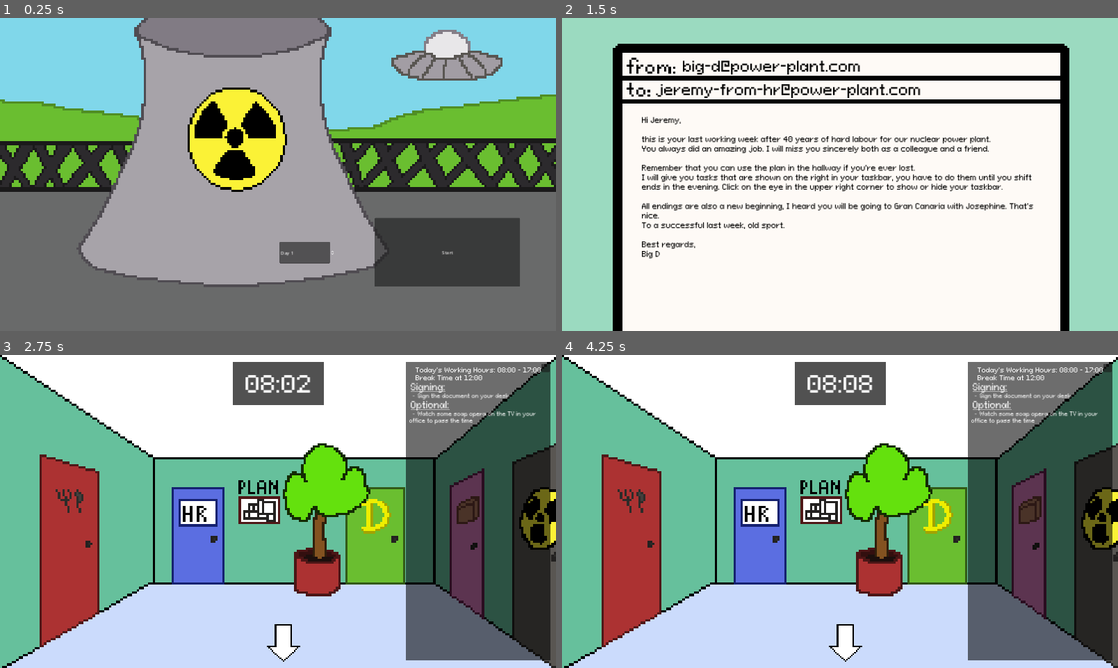
Above: before the commit, frames 1-4 (two rows, left to right).
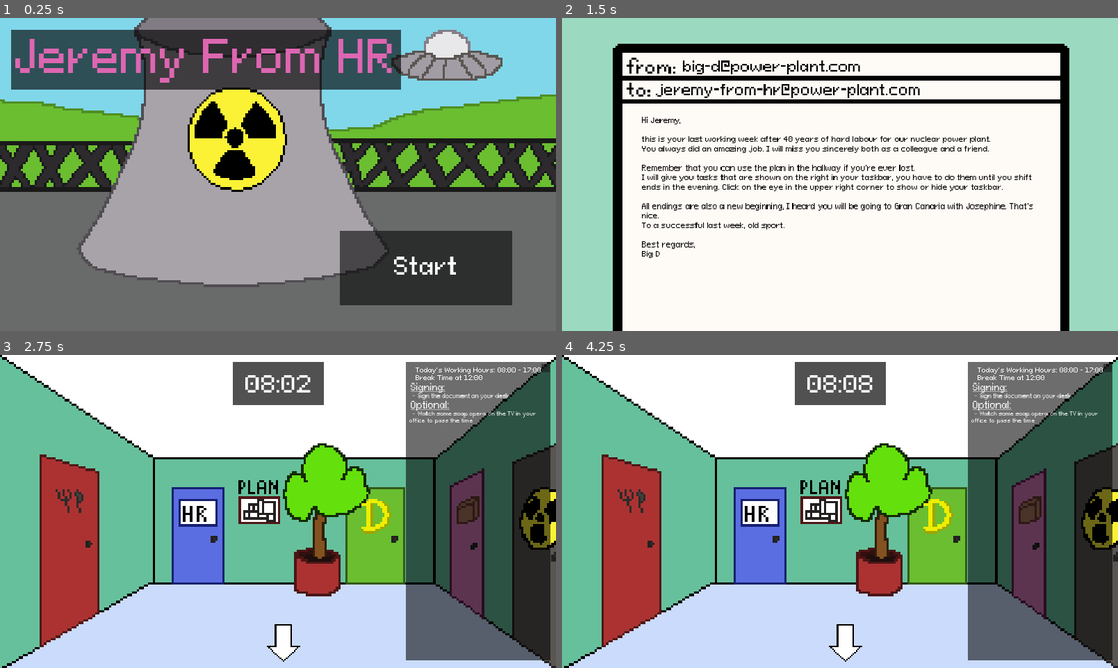
Above: after the commit, the same moments.

Repository: TheWalkingLapis/BrackeysGameJam2025_1
Game: Godot game, scene res://scenes/game_manager.tscn
Two runs of this game, one before a commit and one after it. Both use one fixed random seed, a clock stepped at 60 frames per second and the inputs below.
Inputs (mouse positions are in pixels of both pictures, inside the frame that each line leads up to; where the layout moved, square brackets give the same spot in the first picture):
- Up to frame 1 (0.25 s): no input
- Up to frame 2 (1.5 s): click (990, 268) [1006, 252] at 0.5 s; click (840, 174) at 1.25 s
- Up to frame 3 (2.75 s): click (278, 511) at 2 s
- Up to frame 4 (4.25 s): click (940, 536) at 2.75 s; click (890, 502) at 3.5 s

The runs differ from the first frame. In frame 1, 19% of the frame differs, in the area x 2-94%, y 3-92%; in frame 2, 4.3%; in frame 3, 0.6%; in frame 4, 0.7%.

Commit message:
Main and Pause Menu

Diff:
--- a/project.godot
+++ b/project.godot
@@ -27,6 +27,17 @@
 window/size/mode=2
 window/stretch/mode="canvas_items"
 
+[input]
+
+pause={
+"deadzone": 0.5,
+"events": [Object(InputEventKey,"resource_local_to_scene":false,"resource_name":"","device":-1,"window_id":0,"alt_pressed":false,"shift_pressed":false,"ctrl_pressed":false,"meta_pressed":false,"pressed":false,"keycode":0,"physical_keycode":4194305,"key_label":0,"unicode":0,"location":0,"echo":false,"script":null)
+, Object(InputEventKey,"resource_local_to_scene":false,"resource_name":"","device":-1,"window_id":0,"alt_pressed":false,"shift_pressed":false,"ctrl_pressed":false,"meta_pressed":false,"pressed":false,"keycode":0,"physical_keycode":80,"key_label":0,"unicode":112,"location":0,"echo":false,"script":null)
+, Object(InputEventMouseButton,"resource_local_to_scene":false,"resource_name":"","device":-1,"window_id":0,"alt_pressed":false,"shift_pressed":false,"ctrl_pressed":false,"meta_pressed":false,"button_mask":0,"position":Vector2(0, 0),"global_position":Vector2(0, 0),"factor":1.0,"button_index":7,"canceled":false,"pressed":false,"double_click":false,"script":null)
+, Object(InputEventKey,"resource_local_to_scene":false,"resource_name":"","device":-1,"window_id":0,"alt_pressed":false,"shift_pressed":false,"ctrl_pressed":false,"meta_pressed":false,"pressed":false,"keycode":0,"physical_keycode":32,"key_label":0,"unicode":32,"location":0,"echo":false,"script":null)
+]
+}
+
 [rendering]
 
 renderer/rendering_method="gl_compatibility"
--- a/scenes/audio_manager.tscn
+++ b/scenes/audio_manager.tscn
@@ -15,6 +15,7 @@
 music_track_chill = ExtResource("2_p2tu1")
 
 [node name="MusicPlayer" type="AudioStreamPlayer" parent="."]
+process_mode = 3
 volume_db = -12.0
 bus = &"Music"
 
--- a/scenes/game_manager.tscn
+++ b/scenes/game_manager.tscn
@@ -14,9 +14,9 @@
 [ext_resource type="Texture2D" uid="uid://vdvb1m2oy304" path="res://imgs/sprites/tasks/logistics/hazmat-suit_icon.png" id="10_dnq6y"]
 [ext_resource type="Texture2D" uid="uid://c055500l7atw1" path="res://imgs/sprites/tasks/logistics/atombomb-kit_icon.png" id="11_h5i63"]
 [ext_resource type="Texture2D" uid="uid://bgsjcvwkry5ea" path="res://imgs/sprites/tasks/logistics/plutonium_icon.png" id="12_3fpuw"]
+[ext_resource type="PackedScene" uid="uid://cq8gsn8b52mwm" path="res://scenes/pause_manager.tscn" id="15_yndxq"]
 
 [node name="GameManager" type="Control"]
-process_mode = 3
 layout_mode = 3
 anchors_preset = 15
 anchor_right = 1.0
@@ -80,3 +80,7 @@
 [node name="UIManager" parent="." instance=ExtResource("4_umkd5")]
 process_mode = 3
 layout_mode = 1
+
+[node name="Pause_Manager" parent="." instance=ExtResource("15_yndxq")]
+visible = false
+layout_mode = 1
--- a/scenes/main_menu.tscn
+++ b/scenes/main_menu.tscn
@@ -1,7 +1,16 @@
-[gd_scene load_steps=3 format=3 uid="uid://d2atafpuskd0w"]
+[gd_scene load_steps=8 format=3 uid="uid://d2atafpuskd0w"]
 
 [ext_resource type="Script" path="res://scripts/main_menu.gd" id="1_mccc0"]
 [ext_resource type="Texture2D" uid="uid://dqpqtfp4qdbwd" path="res://imgs/meta/main_menu.png" id="2_jhyph"]
+[ext_resource type="FontFile" uid="uid://dk4sfbnymglpf" path="res://resources/PixeloidSans-mLxMm.ttf" id="3_abmnf"]
+
+[sub_resource type="StyleBoxEmpty" id="StyleBoxEmpty_pey8q"]
+
+[sub_resource type="StyleBoxEmpty" id="StyleBoxEmpty_oc5ts"]
+
+[sub_resource type="StyleBoxEmpty" id="StyleBoxEmpty_8up02"]
+
+[sub_resource type="StyleBoxEmpty" id="StyleBoxEmpty_72f8e"]
 
 [node name="MainMenu" type="Control"]
 layout_mode = 3
@@ -20,26 +29,65 @@
 anchor_bottom = 1.0
 grow_horizontal = 2
 grow_vertical = 2
+mouse_filter = 2
 texture = ExtResource("2_jhyph")
 
-[node name="Button" type="Button" parent="."]
+[node name="ColorRect2" type="ColorRect" parent="."]
 layout_mode = 0
-offset_left = 1294.0
-offset_top = 690.0
-offset_right = 1796.0
-offset_bottom = 927.0
-text = "Start"
+offset_left = 1174.0
+offset_top = 734.0
+offset_right = 1770.0
+offset_bottom = 991.0
+mouse_filter = 2
+color = Color(0, 0, 0, 0.568627)
 
-[node name="SpinBox" type="SpinBox" parent="."]
+[node name="Button" type="Button" parent="ColorRect2"]
+layout_mode = 1
+anchors_preset = 15
+anchor_right = 1.0
+anchor_bottom = 1.0
+grow_horizontal = 2
+grow_vertical = 2
+theme_override_styles/focus = SubResource("StyleBoxEmpty_pey8q")
+theme_override_styles/hover = SubResource("StyleBoxEmpty_oc5ts")
+theme_override_styles/pressed = SubResource("StyleBoxEmpty_8up02")
+theme_override_styles/normal = SubResource("StyleBoxEmpty_72f8e")
+
+[node name="RichTextLabel" type="RichTextLabel" parent="ColorRect2"]
+texture_filter = 1
+layout_mode = 1
+anchors_preset = 15
+anchor_right = 1.0
+anchor_bottom = 1.0
+offset_top = 71.0
+grow_horizontal = 2
+grow_vertical = 2
+mouse_filter = 2
+theme_override_fonts/normal_font = ExtResource("3_abmnf")
+bbcode_enabled = true
+text = "[center][font_size=80]Start"
+
+[node name="ColorRect3" type="ColorRect" parent="."]
 layout_mode = 0
-offset_left = 965.0
-offset_top = 773.0
-offset_right = 1156.0
-offset_bottom = 847.0
-min_value = 1.0
-max_value = 6.0
-value = 1.0
-prefix = "Day"
+offset_left = 38.0
+offset_top = 40.0
+offset_right = 1384.0
+offset_bottom = 247.0
+mouse_filter = 2
+color = Color(0, 0, 0, 0.631373)
 
-[connection signal="pressed" from="Button" to="." method="_on_button_pressed"]
-[connection signal="value_changed" from="SpinBox" to="." method="_on_spin_box_value_changed"]
+[node name="RichTextLabel" type="RichTextLabel" parent="ColorRect3"]
+texture_filter = 1
+layout_mode = 1
+anchors_preset = 15
+anchor_right = 1.0
+anchor_bottom = 1.0
+offset_left = 14.0
+grow_horizontal = 2
+grow_vertical = 2
+mouse_filter = 2
+theme_override_fonts/normal_font = ExtResource("3_abmnf")
+bbcode_enabled = true
+text = "[color=#dd66b1][font_size=150]Jeremy From HR"
+
+[connection signal="pressed" from="ColorRect2/Button" to="." method="_on_button_pressed"]
--- /dev/null
+++ b/scenes/pause_manager.tscn
@@ -0,0 +1,239 @@
+[gd_scene load_steps=19 format=3 uid="uid://cq8gsn8b52mwm"]
+
+[ext_resource type="Script" path="res://scripts/pause_manager.gd" id="1_3mw14"]
+[ext_resource type="FontFile" uid="uid://dk4sfbnymglpf" path="res://resources/PixeloidSans-mLxMm.ttf" id="2_bfamo"]
+
+[sub_resource type="StyleBoxEmpty" id="StyleBoxEmpty_t485h"]
+
+[sub_resource type="StyleBoxEmpty" id="StyleBoxEmpty_0v0y2"]
+
+[sub_resource type="StyleBoxEmpty" id="StyleBoxEmpty_u5t54"]
+
+[sub_resource type="StyleBoxEmpty" id="StyleBoxEmpty_yupde"]
+
+[sub_resource type="StyleBoxEmpty" id="StyleBoxEmpty_3da3j"]
+
+[sub_resource type="StyleBoxEmpty" id="StyleBoxEmpty_fhvms"]
+
+[sub_resource type="StyleBoxEmpty" id="StyleBoxEmpty_tbwyl"]
+
+[sub_resource type="StyleBoxEmpty" id="StyleBoxEmpty_8mrev"]
+
+[sub_resource type="StyleBoxEmpty" id="StyleBoxEmpty_ofakr"]
+
+[sub_resource type="StyleBoxEmpty" id="StyleBoxEmpty_q41m0"]
+
+[sub_resource type="StyleBoxEmpty" id="StyleBoxEmpty_tbjhx"]
+
+[sub_resource type="StyleBoxEmpty" id="StyleBoxEmpty_lv1bl"]
+
+[sub_resource type="StyleBoxEmpty" id="StyleBoxEmpty_nqoj3"]
+
+[sub_resource type="StyleBoxEmpty" id="StyleBoxEmpty_2gbf0"]
+
+[sub_resource type="StyleBoxEmpty" id="StyleBoxEmpty_1ef3u"]
+
+[sub_resource type="StyleBoxEmpty" id="StyleBoxEmpty_wb48m"]
+
+[node name="Pause_Manager" type="Control"]
+process_mode = 3
+top_level = true
+layout_mode = 3
+anchors_preset = 15
+anchor_right = 1.0
+anchor_bottom = 1.0
+grow_horizontal = 2
+grow_vertical = 2
+mouse_filter = 2
+script = ExtResource("1_3mw14")
+
+[node name="ColorRect" type="ColorRect" parent="."]
+top_level = true
+layout_mode = 1
+anchors_preset = 15
+anchor_right = 1.0
+anchor_bottom = 1.0
+grow_horizontal = 2
+grow_vertical = 2
+color = Color(0, 0, 0, 0.886275)
+
+[node name="pause" type="RichTextLabel" parent="ColorRect"]
+top_level = true
+texture_filter = 1
+layout_mode = 1
+anchors_preset = 15
+anchor_right = 1.0
+anchor_bottom = 1.0
+offset_left = 1.0
+offset_top = 278.0
+offset_right = 1.0
+offset_bottom = -10.0
+grow_horizontal = 2
+grow_vertical = 2
+mouse_filter = 2
+theme_override_fonts/normal_font = ExtResource("2_bfamo")
+theme_override_font_sizes/normal_font_size = 150
+bbcode_enabled = true
+text = "[center]PAUSED"
+
+[node name="auto_hide" type="Button" parent="ColorRect"]
+top_level = true
+layout_mode = 0
+offset_left = 696.0
+offset_top = 562.0
+offset_right = 1199.0
+offset_bottom = 920.0
+theme_override_styles/focus = SubResource("StyleBoxEmpty_t485h")
+theme_override_styles/hover = SubResource("StyleBoxEmpty_0v0y2")
+theme_override_styles/pressed = SubResource("StyleBoxEmpty_u5t54")
+theme_override_styles/normal = SubResource("StyleBoxEmpty_yupde")
+
+[node name="auto_hide_txt" type="RichTextLabel" parent="ColorRect/auto_hide"]
+top_level = true
+texture_filter = 1
+layout_mode = 1
+anchors_preset = 15
+anchor_right = 1.0
+anchor_bottom = 1.0
+offset_left = 704.0
+offset_top = 576.0
+offset_right = -733.0
+offset_bottom = -134.0
+grow_horizontal = 2
+grow_vertical = 2
+mouse_filter = 2
+theme_override_fonts/normal_font = ExtResource("2_bfamo")
+bbcode_enabled = true
+text = "
+
+[center][u][font_size=40]Auto-Hide Taskbar[/font_size][/u]
+
+[font_size=24](Automatically hide task bar for tasks that would be covered by it)[/font_size]"
+
+[node name="auto_hide_status" type="RichTextLabel" parent="ColorRect/auto_hide"]
+top_level = true
+texture_filter = 1
+layout_mode = 0
+offset_left = 817.0
+offset_top = 784.0
+offset_right = 1082.0
+offset_bottom = 882.0
+mouse_filter = 2
+theme_override_fonts/normal_font = ExtResource("2_bfamo")
+theme_override_font_sizes/normal_font_size = 60
+bbcode_enabled = true
+text = "[center]ON"
+
+[node name="unpause" type="Button" parent="."]
+top_level = true
+layout_mode = 0
+offset_left = 1390.0
+offset_top = 642.0
+offset_right = 1782.0
+offset_bottom = 855.0
+theme_override_styles/focus = SubResource("StyleBoxEmpty_3da3j")
+theme_override_styles/hover = SubResource("StyleBoxEmpty_fhvms")
+theme_override_styles/pressed = SubResource("StyleBoxEmpty_tbwyl")
+theme_override_styles/normal = SubResource("StyleBoxEmpty_8mrev")
+
+[node name="RichTextLabel" type="RichTextLabel" parent="unpause"]
+top_level = true
+texture_filter = 1
+layout_mode = 0
+offset_left = 1366.0
+offset_top = 700.0
+offset_right = 1786.0
+offset_bottom = 838.0
+mouse_filter = 2
+theme_override_fonts/normal_font = ExtResource("2_bfamo")
+bbcode_enabled = true
+text = "[center][u][font_size=60] Continue"
+
+[node name="Music" type="Button" parent="."]
+top_level = true
+layout_mode = 0
+offset_left = 209.0
+offset_top = 603.0
+offset_right = 490.0
+offset_bottom = 665.0
+theme_override_styles/focus = SubResource("StyleBoxEmpty_ofakr")
+theme_override_styles/hover = SubResource("StyleBoxEmpty_q41m0")
+theme_override_styles/pressed = SubResource("StyleBoxEmpty_tbjhx")
+theme_override_styles/normal = SubResource("StyleBoxEmpty_lv1bl")
+
+[node name="music_txt" type="RichTextLabel" parent="Music"]
+top_level = true
+texture_filter = 1
+layout_mode = 1
+anchors_preset = 15
+anchor_right = 1.0
+anchor_bottom = 1.0
+offset_left = 259.0
+offset_top = 605.0
+offset_right = -1495.0
+offset_bottom = -420.0
+grow_horizontal = 2
+grow_vertical = 2
+mouse_filter = 2
+theme_override_fonts/normal_font = ExtResource("2_bfamo")
+bbcode_enabled = true
+text = "[center][u][font_size=40]Music[/font_size][/u]"
+
+[node name="music_slider" type="HSlider" parent="Music"]
+top_level = true
+layout_mode = 0
+offset_left = 224.0
+offset_top = 675.0
+offset_right = 473.0
+offset_bottom = 717.0
+min_value = 0.001
+max_value = 1.0
+step = 0.001
+value = 0.75
+scrollable = false
+
+[node name="Sound" type="Button" parent="."]
+top_level = true
+offset_left = 208.0
+offset_top = 771.0
+offset_right = 489.0
+offset_bottom = 833.0
+theme_override_styles/focus = SubResource("StyleBoxEmpty_nqoj3")
+theme_override_styles/hover = SubResource("StyleBoxEmpty_2gbf0")
+theme_override_styles/pressed = SubResource("StyleBoxEmpty_1ef3u")
+theme_override_styles/normal = SubResource("StyleBoxEmpty_wb48m")
+
+[node name="sound_txt" type="RichTextLabel" parent="Sound"]
+top_level = true
+texture_filter = 1
+layout_mode = 1
+anchors_preset = 15
+anchor_right = 1.0
+anchor_bottom = 1.0
+offset_left = 259.0
+offset_top = 775.0
+offset_right = -1495.0
+offset_bottom = -250.0
+grow_horizontal = 2
+grow_vertical = 2
+mouse_filter = 2
+theme_override_fonts/normal_font = ExtResource("2_bfamo")
+bbcode_enabled = true
+text = "[center][u][font_size=40]Sound[/font_size][/u]"
+
+[node name="sound_slider" type="HSlider" parent="Sound"]
+top_level = true
+offset_left = 224.0
+offset_top = 844.0
+offset_right = 473.0
+offset_bottom = 886.0
+min_value = 0.001
+max_value = 1.0
+step = 0.001
+value = 0.75
+scrollable = false
+
+[connection signal="pressed" from="ColorRect/auto_hide" to="." method="_on_auto_hide_pressed"]
+[connection signal="pressed" from="unpause" to="." method="_on_unpause_pressed"]
+[connection signal="value_changed" from="Music/music_slider" to="." method="_on_music_slider_value_changed"]
+[connection signal="value_changed" from="Sound/sound_slider" to="." method="_on_sound_slider_value_changed"]
--- a/scenes/post_day_ui.tscn
+++ b/scenes/post_day_ui.tscn
@@ -31,6 +31,7 @@
 color = Color(0, 0, 0, 1)
 
 [node name="RichTextLabel" type="RichTextLabel" parent="."]
+texture_filter = 1
 layout_mode = 1
 anchors_preset = 15
 anchor_right = 1.0
--- a/scenes/pre_day_ui.tscn
+++ b/scenes/pre_day_ui.tscn
@@ -73,6 +73,7 @@
 texture = ExtResource("2_cg32a")
 
 [node name="From" type="RichTextLabel" parent="Mail"]
+texture_filter = 1
 layout_mode = 0
 offset_left = 417.0
 offset_top = 135.0
@@ -87,6 +88,7 @@
 scroll_active = false
 
 [node name="To" type="RichTextLabel" parent="Mail"]
+texture_filter = 1
 layout_mode = 0
 offset_left = 325.0
 offset_top = 216.0
@@ -101,6 +103,7 @@
 scroll_active = false
 
 [node name="Text" type="RichTextLabel" parent="Mail"]
+texture_filter = 1
 layout_mode = 0
 offset_left = 276.0
 offset_top = 337.0
@@ -187,6 +190,7 @@
 theme_override_styles/normal = SubResource("StyleBoxEmpty_u6t4f")
 
 [node name="day" type="RichTextLabel" parent="Weekday"]
+texture_filter = 1
 layout_mode = 1
 anchors_preset = 15
 anchor_right = 1.0
--- a/scenes/task_ui.tscn
+++ b/scenes/task_ui.tscn
@@ -24,6 +24,7 @@
 color = Color(0, 0, 0, 0.572549)
 
 [node name="TaskBox" type="RichTextLabel" parent="TaskBG"]
+texture_filter = 1
 layout_mode = 1
 anchors_preset = 15
 anchor_right = 1.0
@@ -60,6 +61,7 @@
 color = Color(0.129412, 0.129412, 0.129412, 0.784314)
 
 [node name="RichTextLabel" type="RichTextLabel" parent="ClockBG"]
+texture_filter = 1
 layout_mode = 1
 anchors_preset = 15
 anchor_right = 1.0
@@ -100,6 +102,7 @@
 color = Color(0, 0, 0, 0.717647)
 
 [node name="RichTextLabel" type="RichTextLabel" parent="Alarm"]
+texture_filter = 1
 layout_mode = 1
 anchors_preset = 15
 anchor_right = 1.0
--- a/scenes/tasks/task_fix_wires.tscn
+++ b/scenes/tasks/task_fix_wires.tscn
@@ -127,6 +127,7 @@
 [node name="Leave" type="TextureButton" parent="Active"]
 self_modulate = Color(0.34902, 0.792157, 1, 0.533333)
 texture_filter = 1
+layout_mode = 0
 offset_left = 151.0
 offset_top = 847.0
 offset_right = 314.0
--- a/scenes/tasks/task_maze.tscn
+++ b/scenes/tasks/task_maze.tscn
@@ -166,6 +166,7 @@
 [node name="Continue" type="TextureButton" parent="Active/Maze"]
 self_modulate = Color(0, 0.792157, 1, 0.533333)
 texture_filter = 1
+layout_mode = 0
 offset_left = 1520.0
 offset_top = 424.0
 offset_right = 1720.0
--- a/scenes/text_manager.tscn
+++ b/scenes/text_manager.tscn
@@ -43,6 +43,7 @@
 color = Color(0, 0, 0, 0.737255)
 
 [node name="Interaction_Text" type="RichTextLabel" parent="Interaction/Interaction_Box"]
+texture_filter = 1
 layout_mode = 1
 anchors_preset = 7
 anchor_left = 0.5
@@ -95,6 +96,7 @@
 
 [node name="Interaction_Text" type="RichTextLabel" parent="MenuTalk/Interaction_Box"]
 top_level = true
+texture_filter = 1
 layout_mode = 1
 anchors_preset = 7
 anchor_left = 0.5
--- a/scripts/control.gd
+++ b/scripts/control.gd
@@ -119,7 +119,7 @@
 			elif Global.fuel_task_progress == 2:
 				close_fuel_task.start_task()
 			else:
-				Global.text_manager.display_interaction_text("I need to insert the fuel rods first.")
+				Global.text_manager.display_interaction_text("I need to check the fuel rods before lowering them back into the reactor. Big D said simply touching them is sufficient.")
 		else:
 			Global.text_manager.display_interaction_text("I should leave this alone.")
 
--- a/scripts/global.gd
+++ b/scripts/global.gd
@@ -9,8 +9,7 @@
 var audio_manager: AudioManager = null
 
 # settings for auto-hiding the task bar when starting tasks
-var auto_hide_on_task = false
-var auto_hide_on_select = false
+var auto_hide_on_task = true
 
 # TASKS
 var watering_task_allow_discard_watering_can = 0
--- a/scripts/main_menu.gd
+++ b/scripts/main_menu.gd
@@ -1,19 +1,7 @@
 extends Control
 
-@onready var start_button = $Button
-
-# Called when the node enters the scene tree for the first time.
-func _ready():
-	pass # Replace with function body.
-
-
-# Called every frame. 'delta' is the elapsed time since the previous frame.
-func _process(delta):
-	pass
-
+@onready var start_button = $ColorRect2/Button
 
 func _on_button_pressed():
-	# TODO change to 0 always
-	var val = $SpinBox.value - 1
-	Global.game_manager.current_day = val
-	Global.game_manager.pre_start_day(val)
+	Global.game_manager.current_day = 0
+	Global.game_manager.pre_start_day(0)
--- a/scripts/passage.gd
+++ b/scripts/passage.gd
@@ -25,7 +25,7 @@
 		4:
 			uranium_task = $Tasks/Day5/Task_drop_Uranium
 			hazmat_task = $Tasks/Day5/Task_drop_Hazmat_Suit
-			wire_task = null
+			wire_task = $Tasks/Day5/Task_Fix_Wires
 		5:
 			uranium_task = null
 			hazmat_task = null
--- /dev/null
+++ b/scripts/pause_manager.gd
@@ -0,0 +1,44 @@
+extends Control
+
+@onready var auto_hide_status = $ColorRect/auto_hide/auto_hide_status
+@onready var music_txt = $Music/music_txt
+@onready var sound_txt = $Sound/sound_txt
+@onready var music_slider = $Music/music_slider
+@onready var sound_slider = $Sound/sound_slider
+
+func set_auto_hide(val):
+	Global.auto_hide_on_task = val
+	if val:
+		auto_hide_status.text = "[center][color=#ffffffff]ON"
+	else:
+		auto_hide_status.text = "[center][color=#505050ff]OFF"
+
+func _ready():
+	AudioServer.set_bus_volume_db(AudioServer.get_bus_index("Music"), linear_to_db(music_slider.value))
+	AudioServer.set_bus_volume_db(AudioServer.get_bus_index("Sfx"), linear_to_db(sound_slider.value))
+	set_auto_hide(true)
+
+# Called every frame. 'delta' is the elapsed time since the previous frame.
+func _process(delta):
+	if Global.game_manager.gameState != GameManager.GameState.MAIN_MENU:
+		if Input.is_action_just_pressed("pause"):
+			get_tree().paused = !get_tree().paused
+			visible = get_tree().paused
+
+
+func _on_auto_hide_pressed():
+	set_auto_hide(!Global.auto_hide_on_task)
+
+
+func _on_unpause_pressed():
+	get_tree().paused = !get_tree().paused
+	visible = get_tree().paused
+
+
+func _on_music_slider_value_changed(value):
+	if value == music_slider.min_value: value = 0
+	AudioServer.set_bus_volume_db(AudioServer.get_bus_index("Music"), linear_to_db(value))
+
+func _on_sound_slider_value_changed(value):
+	if value == sound_slider.min_value: value = 0
+	AudioServer.set_bus_volume_db(AudioServer.get_bus_index("Sfx"), linear_to_db(value))
--- a/scripts/pre_day_ui.gd
+++ b/scripts/pre_day_ui.gd
@@ -78,7 +78,7 @@
 
 I know you have a lot on your plate already but you have to do this as well, no one else can do it.
 I have the assembly manual here, it reads as follows:
-You have to order a atom bomb kit from your PC, go to the storage and go to the workbench with it.
+You have to order a atom bomb kit from your PC, go to the storage and put it on the workbench there.
 Then assemble the bomb by simply picking up the pieces and putting them to the right space.
 
 I'm starting to get sick too, I have a really bad cough. If I continue to get sicker at this rate, I won't be able to come in tomorrow.
--- a/scripts/reactor.gd
+++ b/scripts/reactor.gd
@@ -54,11 +54,10 @@
 	bg.texture = reactor_closed_tex if Global.fuel_task_progress == 0 else (reactor_open_tex if Global.fuel_task_progress == 1 else reactor_open_fueled_tex)
 	fuel_rod.visible = Global.fuel_task_progress != 0
 
-
 func _on_fuel_rod_button_pressed():
 	if !Global.game_manager.allow_interaction: return
 	if fuel_task != null:
 		if Global.fuel_task_progress == 1:
 			fuel_task.start_task()
 		else:
-			Global.text_manager.display_interaction_text("I need to lower them into the reactor from the control room.")
+			Global.text_manager.display_interaction_text("I need to lower the fuel rods into the reactor with the buttons in the control room.")
--- a/scripts/task_ui.gd
+++ b/scripts/task_ui.gd
@@ -38,6 +38,7 @@
 	return val_a < val_b
 
 func set_tasks(tasks):
+	hide_taskbar(false)
 	$TaskBG.visible = true
 	$Hide.visible = true
 	alarm.visible = false
@@ -172,8 +173,11 @@
 	task_label.text = text
 
 func _on_hide_pressed():
-	$TaskBG.visible = hide
-	hide = !hide
+	hide_taskbar(hide)
+
+func hide_taskbar(set_visiblity = true):
+	$TaskBG.visible = !set_visiblity
+	hide = !set_visiblity
 
 func show_alarm():
 	alarm.visible = true
--- a/scripts/tasks/task_close_fuel.gd
+++ b/scripts/tasks/task_close_fuel.gd
@@ -9,6 +9,8 @@
 	if Global.fuel_task_progress != 2: return
 	active.visible = true
 	started.emit(self)
+	if Global.auto_hide_on_task:
+		Global.ui_manager.taskUI.hide_taskbar()
 
 func reset_task():
 	super.reset_task()
--- a/scripts/tasks/task_craft_atom_bomb.gd
+++ b/scripts/tasks/task_craft_atom_bomb.gd
@@ -59,6 +59,8 @@
 	active_piece = null
 	active.visible = true
 	started.emit(self)
+	if Global.auto_hide_on_task:
+		Global.ui_manager.taskUI.hide_taskbar()
 
 func reset_task():
 	super.reset_task()
--- a/scripts/tasks/task_document_sign.gd
+++ b/scripts/tasks/task_document_sign.gd
@@ -17,6 +17,8 @@
 	active.visible = true
 	unsigned.visible = true
 	signed.visible = false
+	if Global.auto_hide_on_task:
+		Global.ui_manager.taskUI.hide_taskbar()
 
 func _on_sign_button_pressed():
 	unsigned.visible = false
--- a/scripts/tasks/task_fix_wires.gd
+++ b/scripts/tasks/task_fix_wires.gd
@@ -27,9 +27,6 @@
 var tracking_mode = false
 var tracking_index = 0
 
-func _ready():
-	start_task()
-
 func start_task():
 	if get_task_completed():
 		return
@@ -42,6 +39,8 @@
 	target_2.self_modulate = color_dict[target_matching[1]]
 	target_3.self_modulate = color_dict[target_matching[2]]
 	started.emit(self)
+	if Global.auto_hide_on_task:
+		Global.ui_manager.taskUI.hide_taskbar()
 
 func reset_task():
 	super.reset_task()
--- a/scripts/tasks/task_maze.gd
+++ b/scripts/tasks/task_maze.gd
@@ -19,6 +19,8 @@
 	cp2.visible = true
 	checkpoints = 0
 	started.emit(self)
+	if Global.auto_hide_on_task:
+		Global.ui_manager.taskUI.hide_taskbar()
 
 func reset_task():
 	super.reset_task()
--- a/scripts/tasks/task_open_fuel.gd
+++ b/scripts/tasks/task_open_fuel.gd
@@ -7,6 +7,8 @@
 	if Global.fuel_task_progress != 0: return
 	active.visible = true
 	started.emit(self)
+	if Global.auto_hide_on_task:
+		Global.ui_manager.taskUI.hide_taskbar()
 
 func reset_task():
 	super.reset_task()
--- a/scripts/tasks/task_order.gd
+++ b/scripts/tasks/task_order.gd
@@ -73,6 +73,8 @@
 	plutonium_icon.visible = (Global.game_manager.current_day == 5 and plutonium_unlocked)
 
 	started.emit(self)
+	if Global.auto_hide_on_task:
+		Global.ui_manager.taskUI.hide_taskbar()
 
 func reset_task():
 	super.reset_task()
--- a/scripts/tasks/task_temperature.gd
+++ b/scripts/tasks/task_temperature.gd
@@ -12,6 +12,8 @@
 func start_task():
 	active.visible = true
 	started.emit(self)
+	if Global.auto_hide_on_task:
+		Global.ui_manager.taskUI.hide_taskbar()
 
 func reset_task():
 	super.reset_task()
--- a/scripts/tasks/task_watch_tv.gd
+++ b/scripts/tasks/task_watch_tv.gd
@@ -18,6 +18,8 @@
 	active.visible = true
 	Global.time_manager.change_time_speed(20)
 	started.emit(self)
+	if Global.auto_hide_on_task:
+		Global.ui_manager.taskUI.hide_taskbar()
 
 func reset_task():
 	active.visible = false
Binary file changed: imgs/rooms/control-room.png
Not shown: 1 places in scenes/game_manager.tscn that only renumber resources
